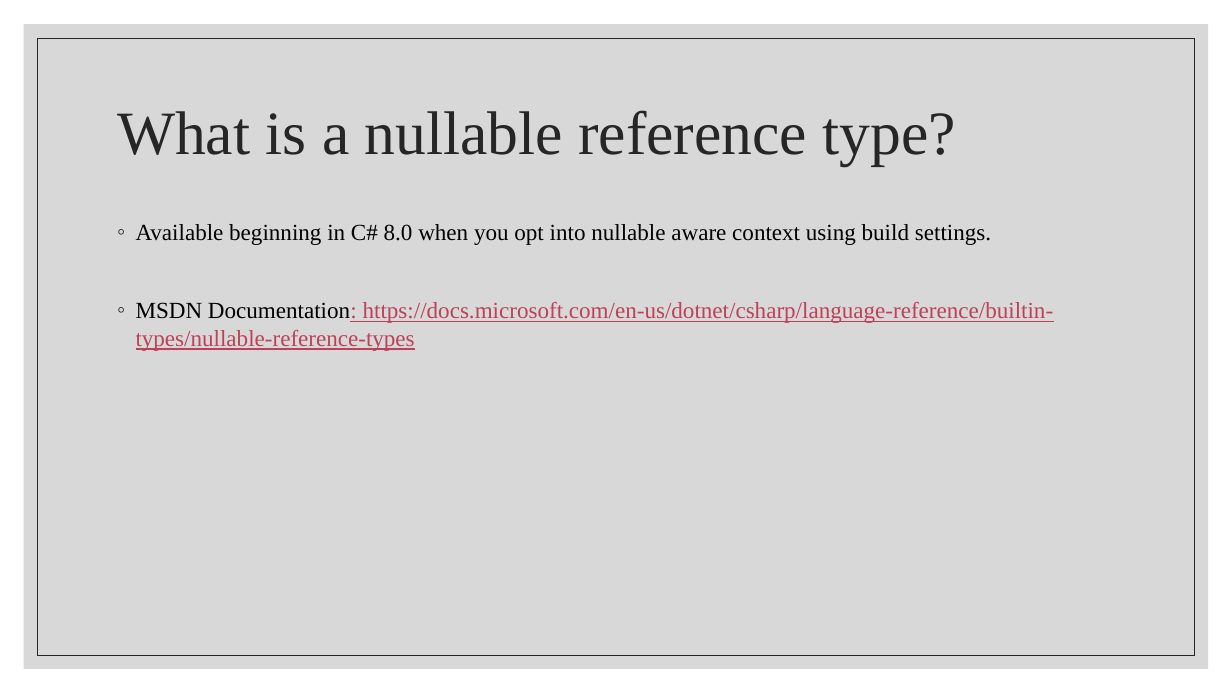
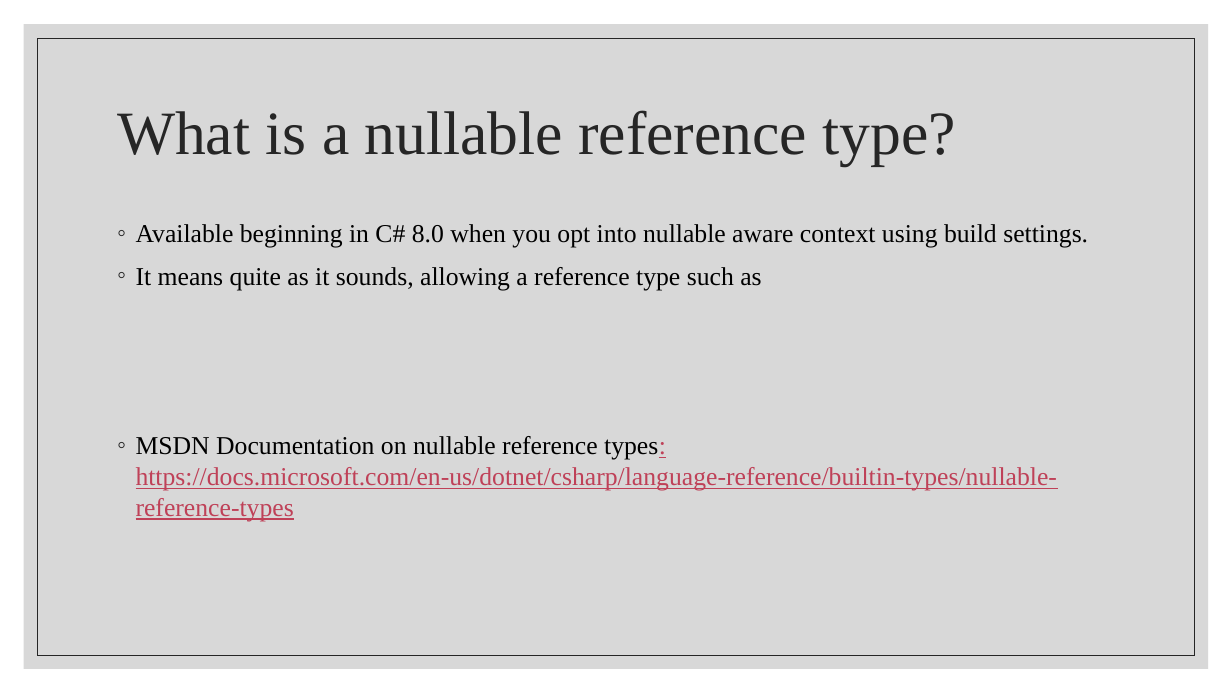
Before and after one commit to BenjaminMichaelis/Lectures, a slide deck: slide 5 of Nullability and Pattern Matching.pptx. Drawn at 1232x693 pixels with LibreOffice and Linux fonts; fonts in the diff are those of the drawing. Boxes give left, top, right and bottom in pixels: in the first picture for what was removed or moved away, otherwise in the second. Text is boxed around its words. In the diff, an @@ line names an element or a change of style, - is before the commit and + after.

```diff
--- a/Nullability and Pattern Matching.pptx
+++ b/Nullability and Pattern Matching.pptx
@@ text at bbox=[136, 224, 1088, 248]: size 18 to 20 pt in "Available beginning in C# 8.0 when you ..." @@
@@ text at bbox=[136, 267, 1057, 521]: text changed; size 18 to 20 pt @@
-◦ MSDN Documentation: https://docs.microsoft.com/en-us/dotnet/csharp/language-reference/builtin-types/nullable-reference-types
+◦ It means quite as it sounds, allowing a reference type such as
+◦ MSDN Documentation on nullable reference types: https://docs.microsoft.com/en-us/dotnet/csharp/language-reference/builtin-types/nullable-reference-types
```
Also in this commit, not shown: 5 other slides changed, 3 slides added, 8 other files.
